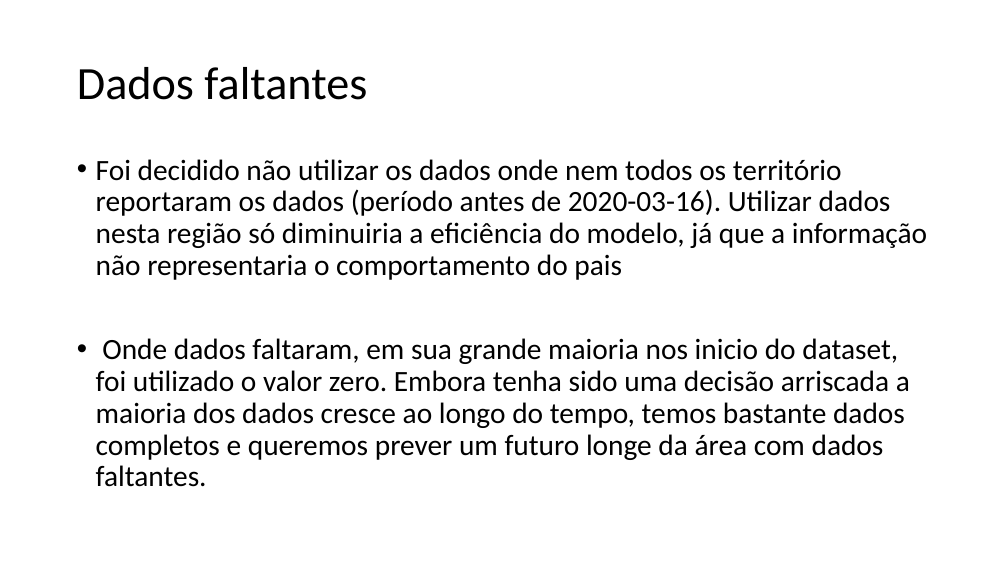
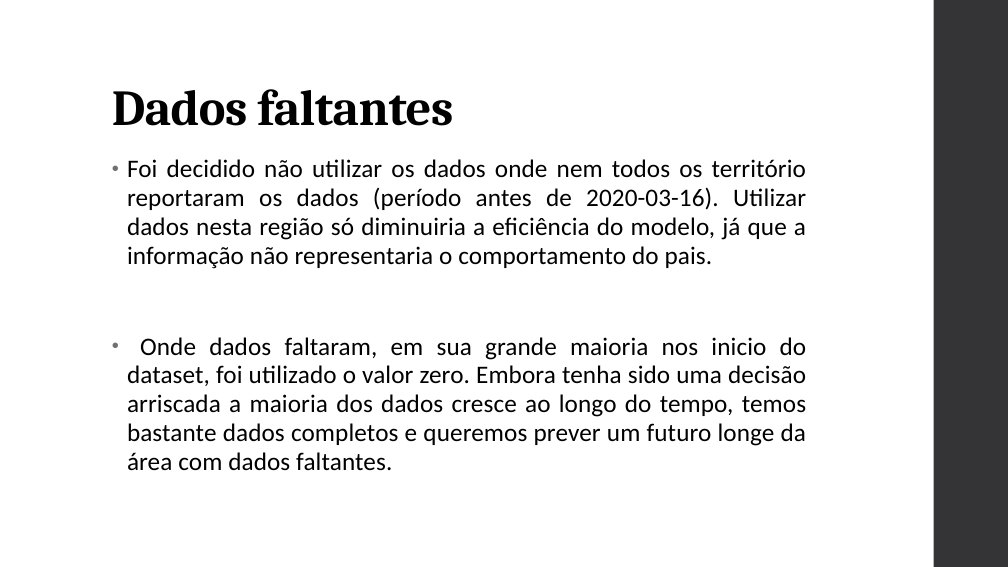
Before and after one commit to rodrigo-neumann/Stone-Age-Covid-project, a slide deck: slide 4 of Stone Age_apresentação.pptx. Drawn at 1008x567 pixels with LibreOffice and Linux fonts; fonts in the diff are those of the drawing. Boxes give left, top, right and bottom in pixels: in the first picture for what was removed or moved away, otherwise in the second. Text is boxed around its words. In the diff, an @@ line names an element or a change of style, - is before the commit and + after.

```diff
--- a/Stone Age_apresentação.pptx
+++ b/Stone Age_apresentação.pptx
@@ rectangle added at (x1=934, y1=0, x2=1008, y2=567), fill #353537 @@
@@ title "Dados faltantes" moved from (x1=77, y1=67, x2=367, y2=100) to (x1=112, y1=89, x2=453, y2=126) @@
@@ title "Dados faltantes" at (x1=112, y1=89, x2=453, y2=126): size 44 to 48 pt, font Calibri to Cambria, letter spacing 0 to -0.5 pt, bold on; vertical alignment middle to bottom @@
@@ text "Foi decidido não utilizar os ..." moved from (x1=96, y1=159, x2=927, y2=487) to (x1=127, y1=159, x2=807, y2=471) @@
@@ text at (x1=127, y1=159, x2=806, y2=269): text changed; size 28 to 24 pt @@
-• Foi decidido não utilizar os dados onde nem todos os território reportaram os dados (período antes de 2020-03-16). Utilizar dados nesta região só diminuiria a eficiência do modelo, já que a informação não representaria o comportamento do pais
+• Foi decidido não utilizar os dados onde nem todos os território reportaram os dados (período antes de 2020-03-16). Utilizar dados nesta região só diminuiria a eficiência do modelo, já que a informação não representaria o comportamento do pais.
@@ text at (x1=127, y1=337, x2=807, y2=471): size 28 to 24 pt, letter spacing 0 to 0.1 pt in "Onde dados faltaram, em sua grande maioria ..."; alignment left to justified; indent changed; line spacing 0.9 to 0.95; more space between paragraphs @@
```
Also in this commit, not shown: 17 other slides changed, 1 slide added, 1 slide removed.
